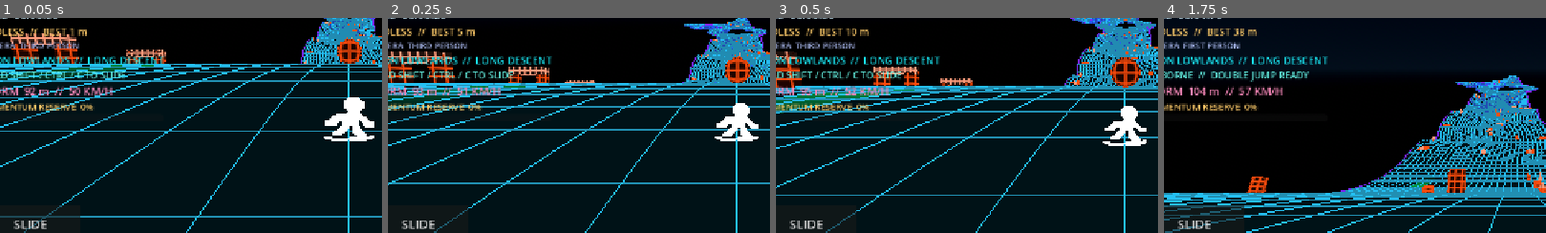
Above: before the commit, frames 1-4 (left to right).
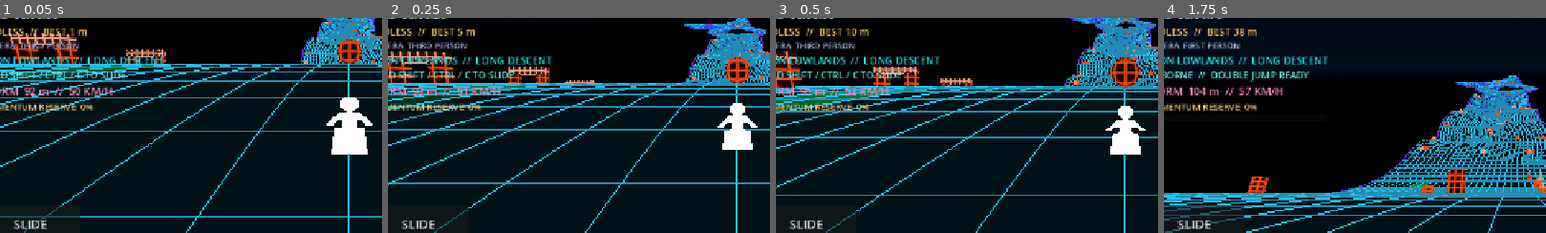
Above: after the commit, the same moments.

Repository: Unborne-Fetus/Cracked
Game: Godot game, scene res://scenes/main.tscn
Same seed, same stepped clock (60 frames per second), same inputs: the game is played once before the commit and once after it.
Inputs (mouse positions are % of the whole screen's width and height, from its top left):
- Up to frame 1 (0.05 s): no input
- Up to frame 2 (0.25 s): no input
- Up to frame 3 (0.5 s): no input
- Up to frame 4 (1.75 s): tap Enter at 0.5 s; move the mouse to (72, 45) at 0.52 s; hold Right 0.53-1.25 s; tap Tab at 0.6 s; click (72, 45) at 0.67 s; tap Space at 0.77 s; drag from (30, 55) to (45, 70) at 1.27 s
The pictures show only the part of the screen within x 4-54%, y 28-78%; the shares and areas given below are measured in that part.

The runs differ from the first frame. In frame 1, 1.1% of the frame differs, in the area x 84-98%, y 36-64%; in frame 2, 0.7%; in frame 3, 0.8%; in frame 4, nothing differs.

Commit message:
True rear rider sprites, board-only kickflips and original industrial breakcore soundtrack

Diff:
--- a/scripts/game.gd
+++ b/scripts/game.gd
@@ -1272,6 +1272,7 @@
 	runner.diving = bool(state["diving"])
 	runner.height = float(state["height"])
 	runner.air_time = float(state["air_time"])
+	runner.kickflip_progress = float(state.get("kickflip", 1.0))
 	runner.momentum_reserve = float(state["reserve"])
 	runner.double_jump_available = bool(state["double_jump"])
 	runner.landing_blend = 0.0
--- a/scripts/replay.gd
+++ b/scripts/replay.gd
@@ -40,7 +40,7 @@
 	var shift: Vector3 = course.get("origin_shift")
 	var pose := runner.transform
 	pose.origin += shift
-	var frame := {"t": t, "pose": pose, "shift": shift, "s": ru …(250 unchanged characters)… ), "air_time": runner.get("air_time"), "reserve": runner.get("momentum_reserve") …(189 unchanged characters)…
+	var frame := {"t": t, "pose": pose, "shift": shift, "s": ru …(250 unchanged characters)… ), "air_time": runner.get("air_time"), "kickflip": runner.get("kickflip_progress"), "reserve": runner.get("momentum_reserve") …(189 unchanged characters)…
 	if not frames.is_empty() and t <= float(frames[-1]["t"]):
 		frames[-1] = frame
 	else:
@@ -82,5 +82,11 @@
 	result["pose"] = pose_a.interpolate_with(pose_b, blend)
 	for key in ["s", "lane", "speed", "height", "air_time", "reserve", "storm_s", "storm_speed", "storm_time"]:
 		result[key] = lerpf(float(a[key]), float(b[key]), blend)
+	var flip_a := float(a.get("kickflip", 1.0))
+	var flip_b := float(b.get("kickflip", 1.0))
+	if flip_b >= flip_a:
+		result["kickflip"] = lerpf(flip_a, flip_b, blend)
+	else:
+		result["kickflip"] = flip_a if blend < 0.5 else flip_b
 	result["t"] = time
 	return result
--- a/scripts/rider_sprites.gd
+++ b/scripts/rider_sprites.gd
@@ -16,18 +16,20 @@
 # Rear-facing silhouette set, intentionally symmetric enough to read
 # from the chase view. The original profile art is used only side-on.
 const REAR_ROWS = [
-	[0x000000000, 0x000000000, 0x000000000, 0x000000000, 0x000000000, 0x00007e000, 0x0000ff000, 0x0001ff800, 0x0001ffc00, 0x0001ffc00, 0x0001ffc00, 0x0001ffc00, 0x0000ff800, 0x00007f000, 0x0000ff000, 0x003fff800, 0x007fffc00, 0x00ffffe00, 0x01fffff00, 0x0ffffef80, 0x0ff3fe7f0, 0x0fe3fe3f0, 0x0007cf1f0, 0x000fcf000, 0x001f8f800, 0x007f0fc00, 0x00fe0fe00, 0x00fc07f00, 0x000003f70, 0x1f003fff0, 0x0ffffffe0, 0x01fffff00],
-	[0x000000000, 0x000000000, 0x000000000, 0x000000000, 0x000000000, 0x000000000, 0x000000000, 0x000000000, 0x000000000, 0x000000000, 0x00000fc00, 0x00001fe00, 0x00003ff00, 0x00003ff80, 0x00003ff80, 0x00003ff80, 0x00003ff80, 0x00701ff00, 0x01ffffe00, 0x1fffffe00, 0x1ffffff80, 0x1ffffffe0, 0x000fffff0, 0x001ffffe0, 0x003f0fc60, 0x00fe0f800, 0x03fc07c00, 0x07f807f00, 0x07c003ff0, 0x1f003fff0, 0x0ffffffe0, 0x01fffff00],
-	[0x000000000, 0x000000000, 0x000000000, 0x000000000, 0x000000000, 0x000000000, 0x000000000, 0x000000000, 0x000000000, 0x00003f000, 0x00007f800, 0x0000ffc00, 0x0000ffe00, 0x0000ffe00, 0x0000ffe00, 0x0000ffe00, 0x00007fc00, 0x00003f800, 0x007fff800, 0x01ffffe00, 0x03fffff00, 0x07fffff80, 0x0ff7fffc0, 0x0fcfbf780, 0x039f1f900, 0x007e0f800, 0x01fc07800, 0x03f807e00, 0x03e003ff0, 0x1f003fff0, 0x0ffffffe0, 0x01fffff00]
+	[0x000000000, 0x000000000, 0x000000000, 0x000000000, 0x000000000, 0x0001f8000, 0x0003fc000, 0x0007fe000, 0x0007fe000, 0x0007fe000, 0x0007fe000, 0x0003fc000, 0x0001f8000, 0x0000f0000, 0x000fff000, 0x001fff800, 0x003fffc00, 0x007fffe00, 0x00fffff00, 0x01e3fc780, 0x03c3fc3c0, 0x0783fc1e0, 0x0003fc000, 0x0007fe000, 0x00079e000, 0x000f0f000, 0x000f0f000, 0x001e07800, 0x001e07800, 0x007e07e00, 0x000000000, 0x000000000],
+	[0x000000000, 0x000000000, 0x000000000, 0x000000000, 0x000000000, 0x000000000, 0x000000000, 0x000000000, 0x000000000, 0x000000000, 0x0001f8000, 0x0003fc000, 0x0007fe000, 0x0007fe000, 0x0007fe000, 0x0007fe000, 0x0003fc000, 0x0001f8000, 0x0000f0000, 0x003fffc00, 0x007fffe00, 0x00fffff00, 0x01efff780, 0x03cfff3c0, 0x000f9f000, 0x001f0f800, 0x001f0f800, 0x003e07c00, 0x003e07c00, 0x00fe07f00, 0x000000000, 0x000000000],
+	[0x000000000, 0x000000000, 0x000000000, 0x000000000, 0x000000000, 0x000000000, 0x000000000, 0x000000000, 0x000000000, 0x0001f8000, 0x0003fc000, 0x0007fe000, 0x0007fe000, 0x0007fe000, 0x0007fe000, 0x0003fc000, 0x0001f8000, 0x0000f0000, 0x000fff000, 0x001fff800, 0x001fff800, 0x003fffc00, 0x003fffc00, 0x0077fee00, 0x00079e000, 0x000f0f000, 0x000f0f000, 0x001e07800, 0x001e07800, 0x007e07e00, 0x000000000, 0x000000000]
 ]
 
-static func make_textures(side_view: bool = false) -> Array[Texture2D]:
+static func make_textures(side_view: bool = false, body_only: bool = false) -> Array[Texture2D]:
 	var textures: Array[Texture2D] = []
 	for rows in (SIDE_ROWS if side_view else REAR_ROWS):
 		var image := Image.create(WIDTH, HEIGHT, false, Image.FORMAT_RGBA8)
 		image.fill(Color.TRANSPARENT)
 		for y in range(HEIGHT):
 			var bits: int = rows[y]
+			if side_view and body_only and y >= 29:
+				bits = 0
 			for x in range(WIDTH):
 				if (bits & (1 << (WIDTH - 1 - x))) != 0:
 					image.set_pixel(x, y, Color.WHITE)
--- a/scripts/runner.gd
+++ b/scripts/runner.gd
@@ -73,6 +73,10 @@
 var rider_sprite: Sprite3D
 var rider_textures: Array[Texture2D] = []
 var rider_side_textures: Array[Texture2D] = []
+var rider_side_body_textures: Array[Texture2D] = []
+var board_pivot: Node3D
+var kickflip_progress := 1.0
+const KICKFLIP_TIME := 0.42
 var rider_is_side_view := false
 var rider_pose := RiderSprites.CRUISE
 var rider_facing_left := false
@@ -93,6 +97,7 @@
 	add_child(avatar)
 	rider_textures = RiderSprites.make_textures()
 	rider_side_textures = RiderSprites.make_textures(true)
+	rider_side_body_textures = RiderSprites.make_textures(true, true)
 	rider_sprite = Sprite3D.new()
 	rider_sprite.name = "PixelHoverboardRider"
 	rider_sprite.texture = rider_textures[RiderSprites.CRUISE]
@@ -103,6 +108,20 @@
 	rider_sprite.double_sided = true
 	rider_sprite.alpha_cut = SpriteBase3D.ALPHA_CUT_DISCARD
 	avatar.add_child(rider_sprite)
+	# A separate deck gives the rear view real foreshortening and allows
+	# a kickflip without rotating the character or the collision body.
+	board_pivot = Node3D.new()
+	board_pivot.name = "HoverboardFlip"
+	avatar.add_child(board_pivot)
+	var deck := MeshInstance3D.new()
+	var mesh := BoxMesh.new()
+	mesh.size = Vector3(1.35, 0.12, 2.15)
+	deck.mesh = mesh
+	var material := StandardMaterial3D.new()
+	material.shading_mode = BaseMaterial3D.SHADING_MODE_UNSHADED
+	material.albedo_color = Color.WHITE
+	deck.material_override = material
+	board_pivot.add_child(deck)
 
 func update_rider_sprite(camera: Camera3D) -> void:
 	if not is_instance_valid(rider_sprite):
@@ -118,15 +137,24 @@
 		next_pose = RiderSprites.BOOST if diving else RiderSprites.CARVE
 	elif is_sliding:
 		next_pose = RiderSprites.BOOST if speed >= 90.0 and absf(lateral_speed) < 5.0 else RiderSprites.CARVE
-	var side_view := absf(relative.x) > absf(relative.z) * (0.85 if rider_is_side_view else 1.20)
-	if next_pose != rider_pose or side_view != rider_is_side_view:
-		rider_pose = next_pose
-		rider_is_side_view = side_view
-		rider_sprite.texture = rider_side_textures[rider_pose] if side_view else rider_textures[rider_pose]
+	# Rear art stays active throughout the chase cone. Only a deliberate
+	# near-profile camera orbit switches to the approved side art.
+	var side_view := absf(relative.x) > absf(relative.z) * (1.6 if rider_is_side_view else 2.4)
+	rider_pose = next_pose
+	rider_is_side_view = side_view
+	var flipping := not grounded and kickflip_progress < 1.0
+	if side_view:
+		rider_sprite.texture = rider_side_body_textures[rider_pose] if flipping else rider_side_textures[rider_pose]
+	else:
+		rider_sprite.texture = rider_textures[rider_pose]
+	board_pivot.visible = not side_view or flipping
+	board_pivot.scale.y = 1.0 / maxf(0.05, avatar.scale.y)
+	board_pivot.position.y = (0.075 - (sin(PI * kickflip_progress) * 0.24 if flipping else 0.0)) / maxf(0.05, avatar.scale.y)
+	board_pivot.rotation.z = TAU * smoothstep(0.0, 1.0, kickflip_progress) if flipping else 0.0
 	# Hysteresis avoids rapid mirroring when the steering input is neutral.
 	if grounded and absf(lateral_speed) > 2.5:
 		rider_facing_left = lateral_speed * screen_steer_sign < 0.0
-	rider_sprite.flip_h = relative.x < 0.0 if rider_is_side_view else rider_facing_left
+	rider_sprite.flip_h = relative.x < 0.0 if rider_is_side_view else false
 	# The original collision envelope is unchanged; sprite-only pitch
 	# expresses the jump/dive and never changes contact or momentum.
 	# The crouched textures already contain their full pose. Counter the
@@ -136,7 +164,7 @@
 	var tilt := 0.0
 	if not grounded:
 		tilt = -0.18 if diving else 0.12
-	rider_sprite.rotation.z = -tilt if rider_facing_left else tilt
+	rider_sprite.rotation.z = (-tilt if rider_facing_left else tilt) if rider_is_side_view else 0.0
 
 func reset_run(course: Node3D) -> void:
 	distance = 8.0
@@ -178,6 +206,8 @@
 	dive_seconds = 0.0
 	avatar.scale = Vector3.ONE
 	avatar.position = Vector3.ZERO
+	kickflip_progress = 1.0
+	board_pivot.rotation = Vector3.ZERO
 	rider_pose = RiderSprites.CRUISE
 	rider_is_side_view = false
 	rider_facing_left = false
@@ -221,6 +251,7 @@
 		return false
 	double_jump_available = false
 	double_jumps += 1
+	kickflip_progress = 0.0
 	var up := air_basis.y
 	var impulse := jump_impulse_for_speed(speed) * 0.75
 	air_velocity += up * maxf(0.0, impulse - air_velocity.dot(up))
@@ -403,6 +434,7 @@
 	avatar.position = Vector3.ZERO
 
 func _finish_landing(course: Node3D) -> void:
+	kickflip_progress = 1.0
 	var frame: Transform3D = course.call("surface_frame", distance, lane, surface_side)
 	landing_from_basis = air_basis
 	# Small differences can still ease the camera, but a sideways or
@@ -423,7 +455,8 @@
 func is_grounded() -> bool:
 	return grounded
 
-func _begin_flight(frame: Transform3D, impulse: float, curved_launch: bool = false) -> void:
+func _begin_flight(frame: Transform3D, impulse: float, curved_launch: bool = false, trick: bool = false) -> void:
+	kickflip_progress = 0.0 if trick else 1.0
 	recover_air_roll = curved_launch
 	grounded = false
 	double_jump_available = true
@@ -662,7 +695,7 @@
 		var natural_lift := natural_lift_impulse(normal_accel, speed)
 		if landing_timer <= 0.0 and (queued_jump or natural_lift > 0.0):
 			var impulse := jump_impulse_for_speed(speed) if queued_jump else natural_lift
-			_begin_flight(frame, impulse, curved_launch)
+			_begin_flight(frame, impulse, curved_launch, queued_jump)
 		else:
 			is_sliding = slide
 			if slide:
@@ -713,6 +746,7 @@
 			_double_jump()
 			queued_jump = false
 		_advance_flight(delta, course, steer)
+		kickflip_progress = minf(1.0, kickflip_progress + delta / KICKFLIP_TIME)
 	else:
 		diving = false
 	avatar.scale.y = lerpf(avatar.scale.y, 0.55 if is_sliding else 1.0, minf(delta * 12.0, 1.0))
--- a/tests/gameplay_rules.gd
+++ b/tests/gameplay_rules.gd
@@ -53,6 +53,23 @@
 	if int(runner.get("rider_pose")) != 0:
 		_fail("Standing did not restore the cruising sprite.")
 		return
+	# Rear chase uses the centered rear art, and only the board flips.
+	var old_sprite_camera_position := sprite_camera.global_position
+	sprite_camera.global_position = runner.global_position + runner.transform.basis.z * 12.0 + runner.transform.basis.y * 4.0
+	runner.set("grounded", false)
+	runner.set("kickflip_progress", 0.5)
+	runner.call("update_rider_sprite", sprite_camera)
+	var flip_board: Node3D = runner.get("board_pivot")
+	if bool(runner.get("rider_is_side_view")) or absf(absf(flip_board.rotation.z) - PI) > 0.02:
+		_fail("Rear camera or board-only kickflip failed.")
+		return
+	runner.set("grounded", true)
+	runner.set("kickflip_progress", 1.0)
+	runner.call("update_rider_sprite", sprite_camera)
+	if absf(flip_board.rotation.z) > 0.01:
+		_fail("Board did not reset flat on landing.")
+		return
+	sprite_camera.global_position = old_sprite_camera_position
 	runner.call("set_first_person", true)
 	var sprite_avatar: Node3D = runner.get("avatar")
 	if sprite_avatar.visible:
